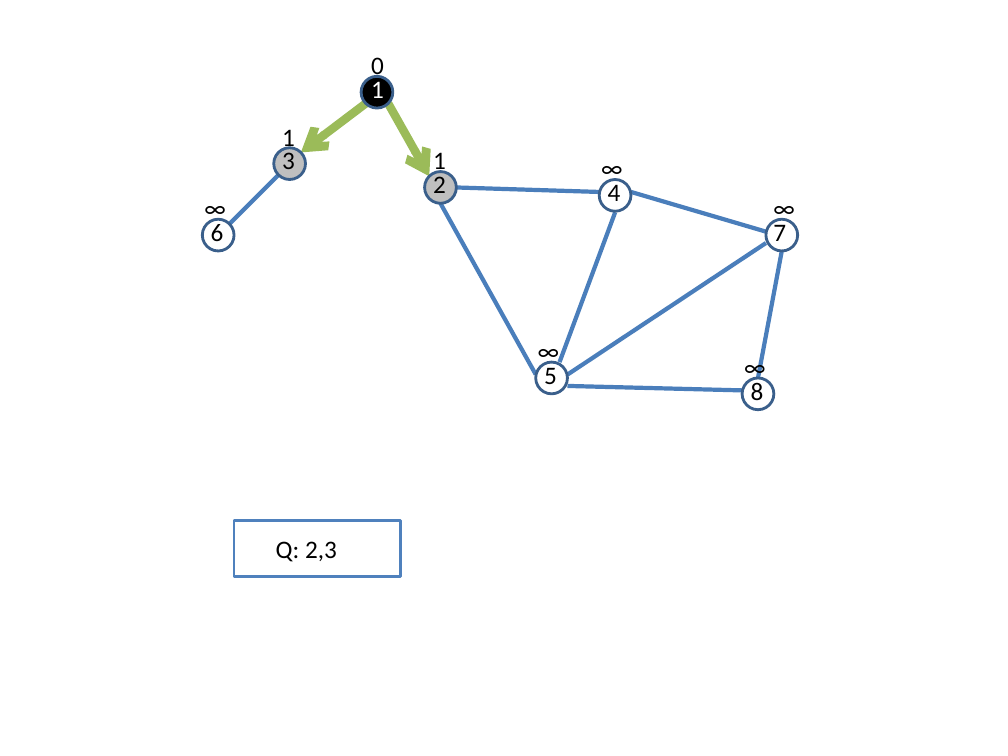
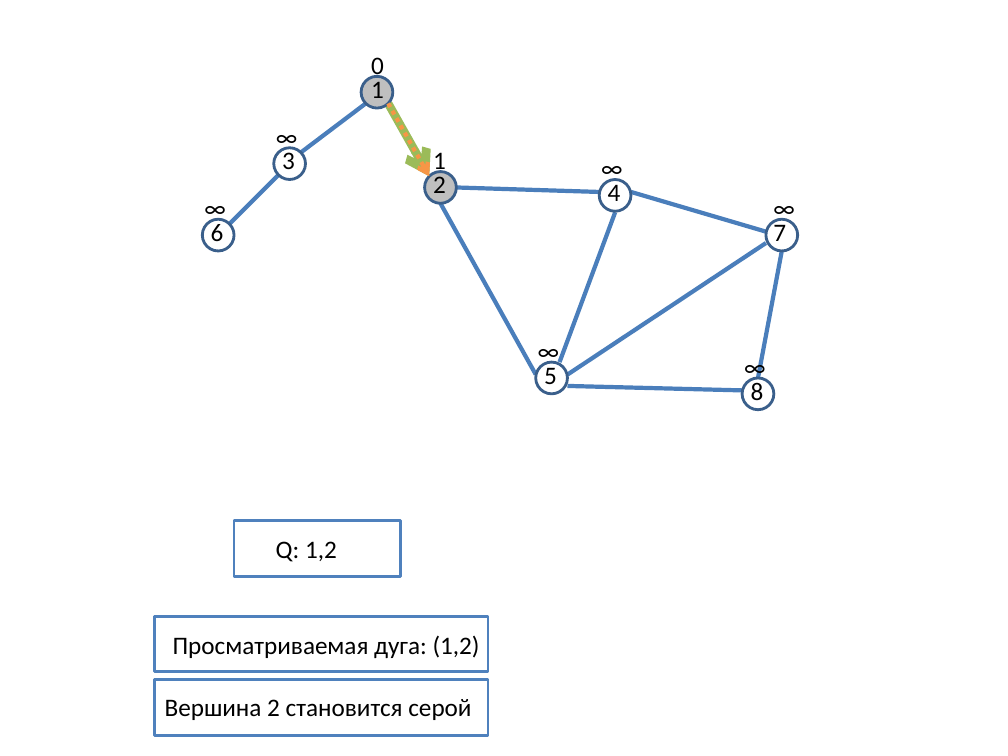
Before and after one commit to SteinbergOB/ANG, a slide deck: slide 4 of Презентации/Лекция 1.pptx. Drawn at 1008x756 pixels with LibreOffice and Linux fonts; fonts in the diff are those of the drawing. Boxes give left, top, right and bottom in pixels: in the first picture for what was removed or moved away, otherwise in the second. Text is boxed around its words. In the diff, an @@ line names an element or a change of style, - is before the commit and + after.

```diff
--- a/Презентации/Лекция 1.pptx
+++ b/Презентации/Лекция 1.pptx
@@ text "1" at (371, 78, 384, 98): text colour #FFFFFF to #000000 @@
@@ ellipse at (361, 77, 392, 108): fill #000000 to #BFBFBF @@
@@ arrow (366, 104) - (301, 152): arrow to line; stroke #9BBB59 6 pt to #4B7EBC 3 pt @@
@@ arrow added from (388, 104) to (429, 176), #F79646 3 pt dashed @@
@@ ellipse at (274, 148, 305, 179): fill #BFBFBF to #FFFFFF @@
@@ text at (282, 129, 295, 152): text changed @@
-1
+∞
@@ text at (276, 541, 337, 562): text changed @@
-Q: 2,3
+Q: 1,2
@@ rectangle added at (155, 616, 489, 671), fill #FFFFFF, outline #4F81BD 2 pt @@
@@ text added at (173, 635, 480, 658), 18 pt, text #000000 @@
+Просматриваемая дуга: (1,2)
@@ rectangle added at (155, 679, 489, 735), fill #FFFFFF, outline #4F81BD 2 pt @@
@@ text added at (165, 699, 471, 720), 18 pt, text #000000 @@
+Вершина 2 становится серой
```
Also in this commit, not shown: 41 other slides changed, 24 slides added, 12 slides removed, 4 other files.
